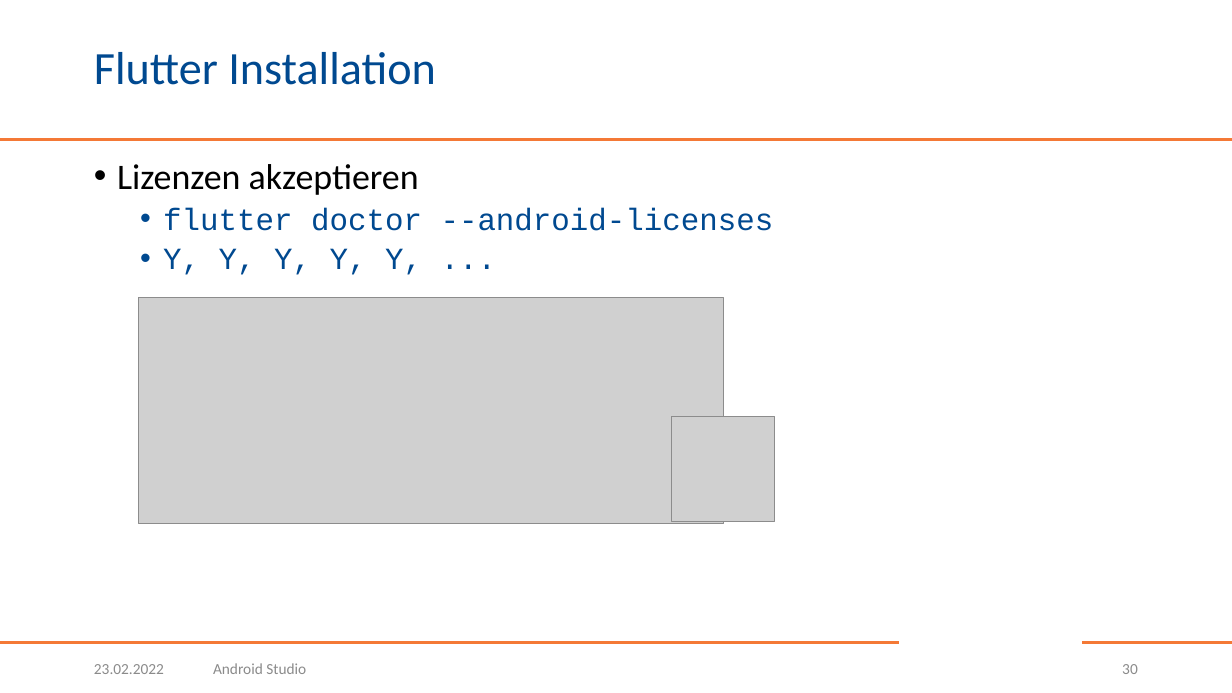
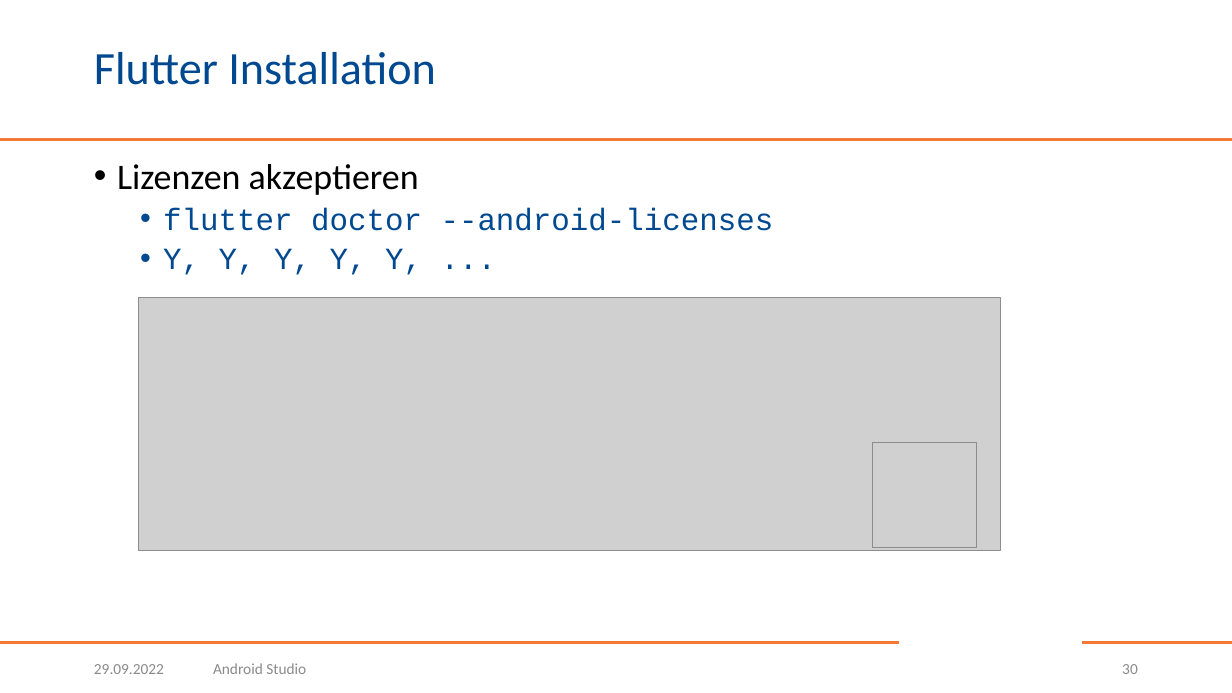
Before and after one commit to BogyMitutoyoCTL/BOGY-App-2022-10, a slide deck: slide 30 of AndroidStudio.pptx. Drawn at 1232x693 pixels with LibreOffice and Linux fonts; fonts in the diff are those of the drawing; grey boxes stand for pictures; background and template pictures are left out. Boxes give left, top, right and bottom in pixels: in the first picture for what was removed or moved away, otherwise in the second. Text is boxed around its words. In the diff, an @@ line names an element or a change of style, - is before the commit and + after.

```diff
--- a/AndroidStudio.pptx
+++ b/AndroidStudio.pptx
@@ picture: place and size @@
-picture at <box>139,298,724,524</box>
+picture at <box>139,298,1001,551</box>
@@ picture: place and size @@
-picture at <box>672,416,775,521</box>
+picture at <box>873,442,977,547</box>
@@ text at <box>94,664,164,674</box>: text changed @@
-23.02.2022
+29.09.2022
```
Also in this commit, not shown: 47 other slides changed, 7 slides added.
